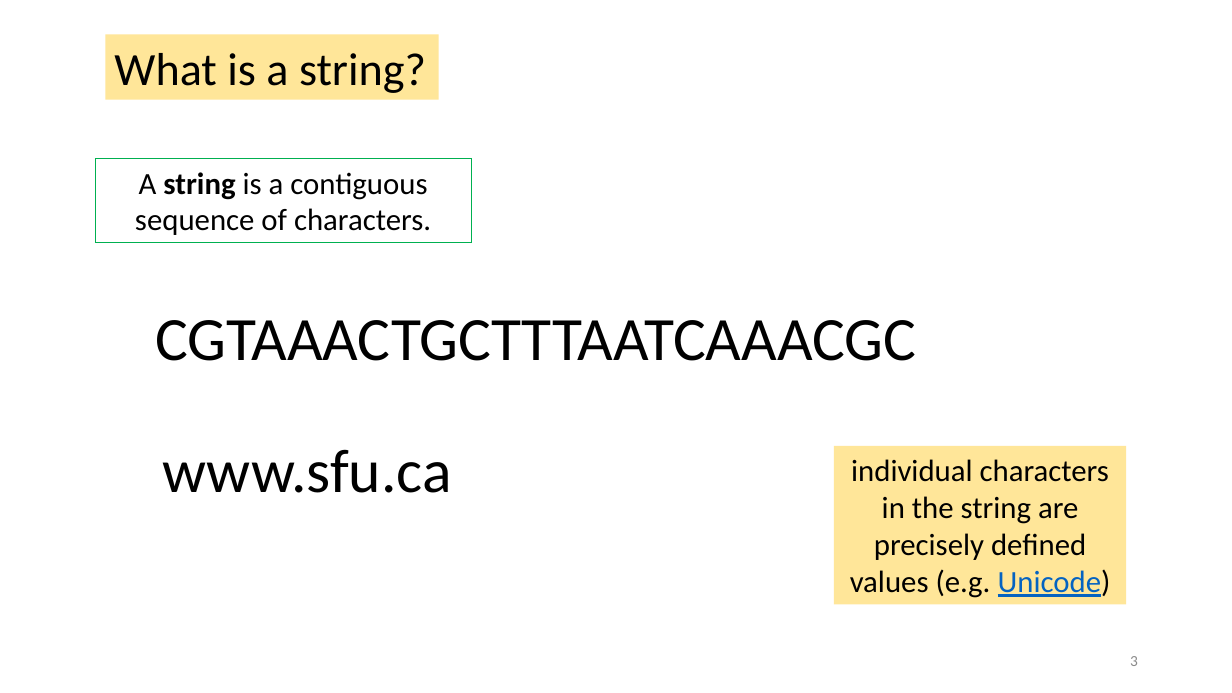
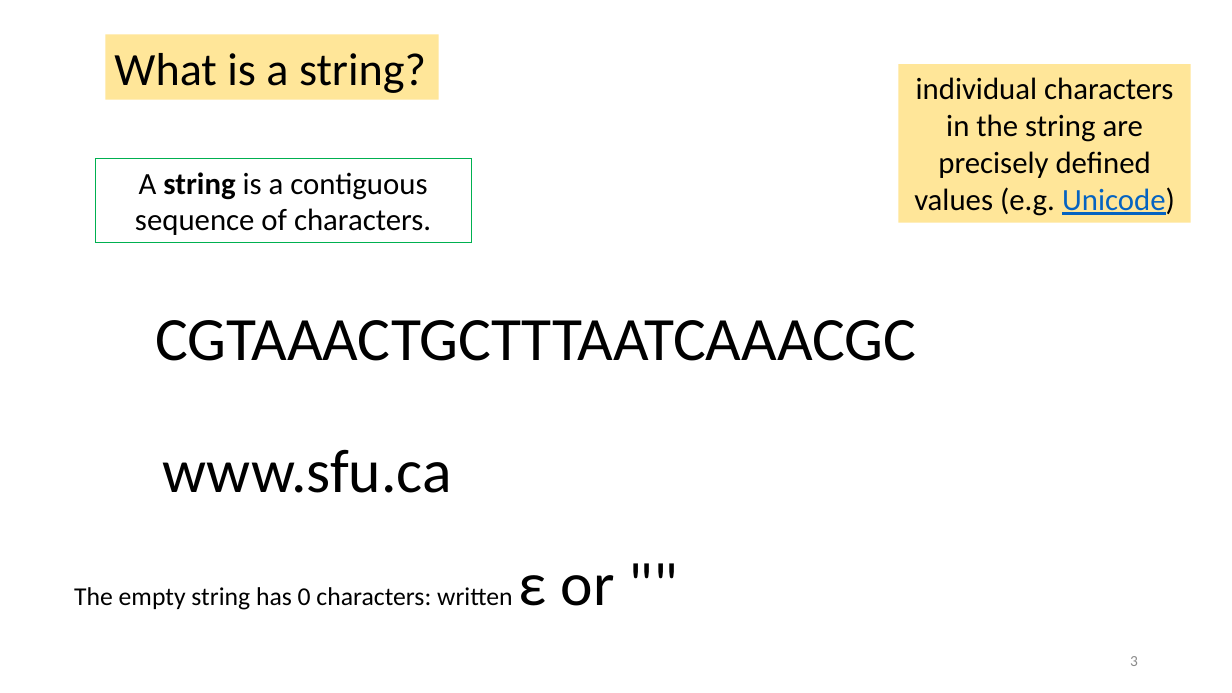
Before and after one commit to tjd1234/cmpt225fall2023, a slide deck: slide 3 of lecture_notes/week12/week12_strings.pptx. Drawn at 1232x693 pixels with LibreOffice and Linux fonts; fonts in the diff are those of the drawing. Boxes give left, top, right and bottom in pixels: in the first picture for what was removed or moved away, otherwise in the second. Text is boxed around its words. In the diff, an @@ line names an element or a change of style, - is before the commit and + after.

```diff
--- a/lecture_notes/week12/week12_strings.pptx
+++ b/lecture_notes/week12/week12_strings.pptx
@@ rectangle "individual characters in the string ...": place and size @@
-rectangle "individual characters in the string ..." at (835,445,1127,604)
+rectangle "individual characters in the string ..." at (898,64,1190,223)
@@ text added at (74,575,615,610), 20 pt, text #000000 @@
+The empty string has 0 characters: written ε or ""
```
Also in this commit, not shown: 20 other slides changed, 2 slides added, 2 other files.
